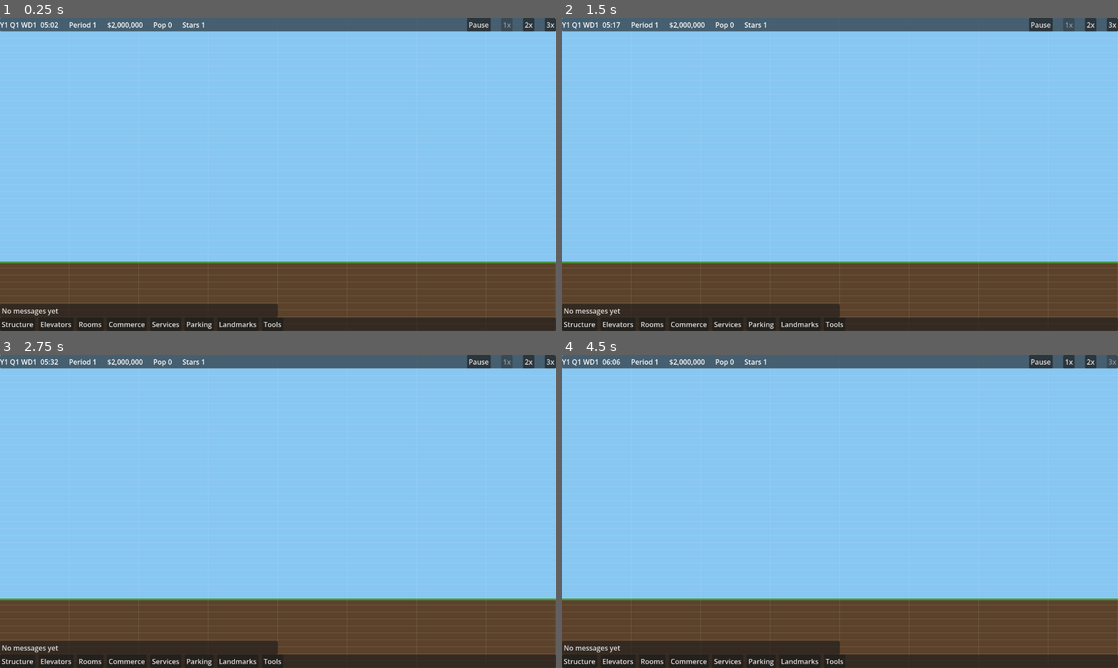
Above: before the commit, frames 1-4 (two rows, left to right).
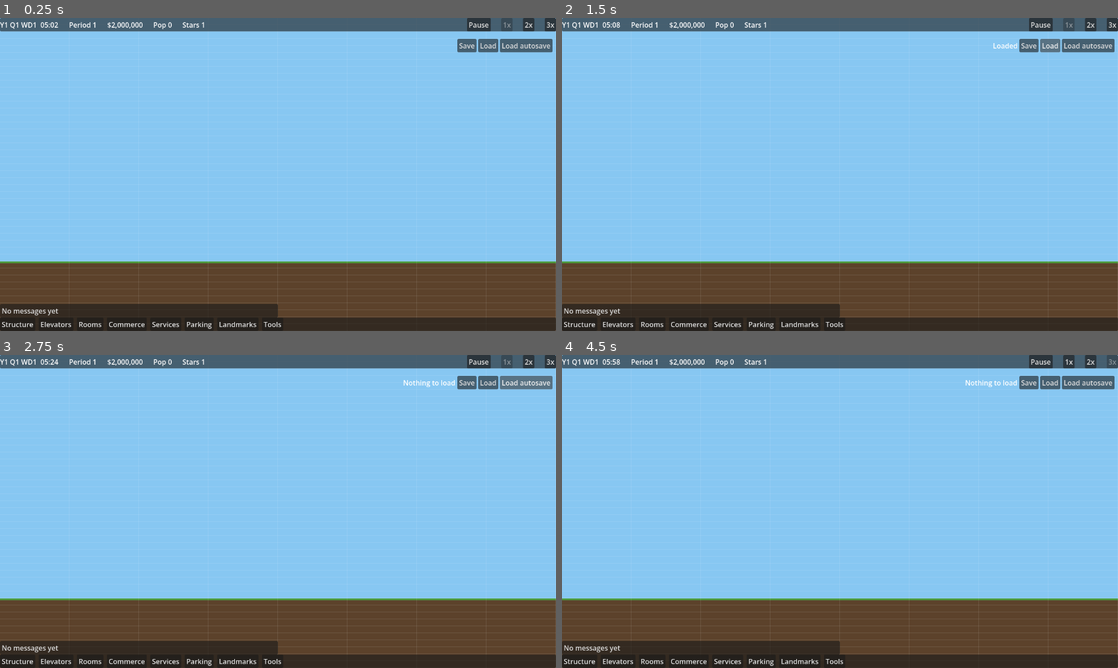
Above: after the commit, the same moments.

Repository: evidencelacking/TowerGame
Game: Godot game, scene res://scenes/main.tscn
The game is run twice, just before and just after one commit, with the same random seed, the same clock (stepped at 60 frames per second) and the same inputs.
Inputs (mouse positions are in pixels of both pictures, inside the frame that each line leads up to):
- Up to frame 1 (0.25 s): no input
- Up to frame 2 (1.5 s): click (1029, 46) at 0.5 s, where only the run after the commit has a clickable "Save"; click (1051, 46) at 1.25 s, where only the run after the commit has a clickable "Load"
- Up to frame 3 (2.75 s): click (528, 383) at 2 s, where only the run after the commit has a clickable "Load autosave"
- Up to frame 4 (4.5 s): click "2x" at 2.75 s; click "1x" at 3.5 s; click "3x" at 4.25 s

The runs differ from the first frame. In frame 1, 0.7% of the frame differs, in the area x 82-100%, y 6-12%; in frame 2, 0.8%; in frame 3, 0.8%; in frame 4, 0.8%, in the area x 8-100%, y 1-12%.

Commit message:
feat: save and load to file, autosave every quarter (refs #124)
Co-Authored-By: Claude Sonnet 5.5 <noreply@anthropic.com>

Diff:
--- a/scripts/main.gd
+++ b/scripts/main.gd
@@ -30,6 +30,11 @@
 	finance_window.name = "FinanceWindow"
 	add_child(finance_window)
 	finance_window.bind(_tower)
+	$Hud/SimDriver.autosave_enabled = true
+	var save_menu := SaveMenu.new()
+	save_menu.name = "SaveMenu"
+	add_child(save_menu)
+	save_menu.bind($Hud/SimDriver)
 	var money: Label = $Hud.get_node("%MoneyLabel")
 	money.mouse_filter = Control.MOUSE_FILTER_STOP
 	money.gui_input.connect(func(event: InputEvent) -> void:
--- /dev/null
+++ b/scripts/view/save_files.gd
@@ -0,0 +1,69 @@
+class_name SaveFiles
+extends RefCounted
+## Save files (5.x): writes Tower.save() to disk and reads it back. File I/O lives here, in the
+## view layer, so the sim stays file-free. The format is Godot's binary var encoding, which keeps
+## 64-bit integers exact (JSON would turn them into floats).
+
+const TowerSim := preload("res://scripts/sim/tower.gd")
+const Clock := preload("res://scripts/sim/clock.gd")
+
+const MANUAL_PATH := "user://tower.sav"
+const AUTOSAVE_SLOTS := 3  ## Autosaves rotate through this many files, oldest overwritten first.
+const AUTOSAVE_PATH := "user://autosave_%d.sav"
+const MAGIC := "TOWERSAVE"
+
+
+## The autosave slot for a quarter: consecutive quarters use consecutive slots.
+static func autosave_slot(clock: Clock) -> int:
+	return ((clock.year() - 1) * Clock.QUARTERS_PER_YEAR + clock.quarter() - 1) % AUTOSAVE_SLOTS
+
+
+static func autosave_path(slot: int) -> String:
+	return AUTOSAVE_PATH % slot
+
+
+## Writes the tower's save to path. Returns true on success.
+static func write(tower: TowerSim, path: String) -> bool:
+	var file := FileAccess.open(path, FileAccess.WRITE)
+	if file == null:
+		return false
+	file.store_pascal_string(MAGIC)
+	file.store_var(tower.save())
+	file.close()
+	return file.get_error() == OK
+
+
+## Reads a save file's data, or an empty Dictionary if it is missing or not a save.
+static func read(path: String) -> Dictionary:
+	if not FileAccess.file_exists(path):
+		return {}
+	var file := FileAccess.open(path, FileAccess.READ)
+	if file == null:
+		return {}
+	var magic_ok := file.get_length() > MAGIC.length() + 4 and file.get_pascal_string() == MAGIC
+	var data: Variant = file.get_var(false) if magic_ok else null
+	file.close()
+	return data if data is Dictionary else {}
+
+
+## Loads path into the tower. Returns false, leaving the tower unchanged, if it cannot.
+static func load_into(tower: TowerSim, path: String) -> bool:
+	var data := read(path)
+	return not data.is_empty() and tower.load_state(data)
+
+
+## Writes the tower to its quarter's autosave slot.
+static func autosave(tower: TowerSim) -> bool:
+	return write(tower, autosave_path(autosave_slot(tower.clock)))
+
+
+## The autosave path holding the latest tick, or "" if there is none.
+static func newest_autosave() -> String:
+	var best := ""
+	var best_tick := -1
+	for slot in AUTOSAVE_SLOTS:
+		var data := read(autosave_path(slot))
+		if not data.is_empty() and data.get("tick", -1) is int and data["tick"] > best_tick:
+			best_tick = data["tick"]
+			best = autosave_path(slot)
+	return best
--- /dev/null
+++ b/scripts/view/save_menu.gd
@@ -0,0 +1,58 @@
+class_name SaveMenu
+extends CanvasLayer
+## Save, Load and Load autosave buttons in the top-right corner, under the HUD bar. Saving and
+## loading act on the SimDriver's tower in place; the sim is paused while a load applies.
+## View only: file I/O goes through SaveFiles.
+
+const Driver := preload("res://scripts/view/sim_driver.gd")
+
+var driver: Driver = null
+var status: Label
+var _buttons: Dictionary = {}
+
+
+func _init() -> void:
+	layer = 5
+	var box := HBoxContainer.new()
+	box.name = "Row"
+	box.anchor_left = 1.0
+	box.anchor_right = 1.0
+	box.grow_horizontal = Control.GROW_DIRECTION_BEGIN
+	box.offset_top = 48.0
+	box.offset_right = -8.0
+	add_child(box)
+	status = Label.new()
+	status.name = "Status"
+	box.add_child(status)
+	for entry in [["Save", save_manual], ["Load", load_manual], ["Load autosave", load_autosave]]:
+		var button := Button.new()
+		button.name = entry[0].replace(" ", "")
+		button.text = entry[0]
+		button.focus_mode = Control.FOCUS_NONE
+		button.pressed.connect(entry[1])
+		box.add_child(button)
+		_buttons[entry[0]] = button
+
+
+func bind(driver_value: Driver) -> void:
+	driver = driver_value
+
+
+func save_manual() -> bool:
+	var ok := SaveFiles.write(driver.tower, SaveFiles.MANUAL_PATH)
+	status.text = "Saved" if ok else "Save failed"
+	return ok
+
+
+func load_manual() -> bool:
+	return _load(SaveFiles.MANUAL_PATH)
+
+
+func load_autosave() -> bool:
+	return _load(SaveFiles.newest_autosave())
+
+
+func _load(path: String) -> bool:
+	var ok := path != "" and SaveFiles.load_into(driver.tower, path)
+	status.text = "Loaded" if ok else "Nothing to load"
+	return ok
--- a/scripts/view/sim_driver.gd
+++ b/scripts/view/sim_driver.gd
@@ -12,6 +12,9 @@
 var tower: Tower = Tower.new()
 var paused: bool = false
 var speed_index: int = 0
+## Off by default so tests never write files; the game scene turns it on. Saves the tower at the
+## start of every quarter (see SaveFiles).
+var autosave_enabled: bool = false
 
 var _accumulator: float = 0.0
 
@@ -29,6 +32,8 @@
 	_accumulator = 0.0 if ticks == MAX_TICKS_PER_FRAME else _accumulator - ticks
 	for _i in ticks:
 		tower.step()
+		if autosave_enabled and tower.clock.quarter_started:
+			SaveFiles.autosave(tower)
 	return ticks
 
 
--- a/tests/run_tests.gd
+++ b/tests/run_tests.gd
@@ -2,6 +2,7 @@
 ## Headless game tests. Prints only failures, then a final summary line that
 ## tools/check.py requires. Exit code is the number of failures.
 
+const TestSaveLoad := preload("res://tests/test_save_load.gd")
 const TestTower := preload("res://tests/test_tower.gd")
 const TestClock := preload("res://tests/test_clock.gd")
 const TestGrid := preload("res://tests/test_grid.gd")
@@ -113,6 +114,7 @@
 	TestRoomWindow.run(check)
 	TestRunningCosts.run(check)
 	TestFinance.run(check)
+	TestSaveLoad.run(check)
 	print("TESTS FINISHED failures=%d" % failures)
 	quit(failures)
 
--- /dev/null
+++ b/tests/test_save_load.gd
@@ -0,0 +1,93 @@
+extends RefCounted
+## Save and load to file (#124): a busy tower survives a round trip through a file with the
+## same state hash and then keeps evolving identically; bad files are refused; autosave rotates.
+
+const TowerSim := preload("res://scripts/sim/tower.gd")
+const CatalogueScript := preload("res://scripts/sim/room_catalogue.gd")
+const Bench := preload("res://tools/bench_tower.gd")
+const Driver := preload("res://scripts/view/sim_driver.gd")
+
+const PATH := "user://test_save_load.sav"
+const BAD_PATH := "user://test_save_load_bad.sav"
+
+
+static func _busy() -> TowerSim:
+	var t := Bench.build(42, 24, 3)
+	var condo := CatalogueScript.IDS.find("condo")
+	for column in [200, 220, 240]:
+		t.rooms.place_room(t.grid, t.floors, t.ledger, 0, condo, 6, column)
+	t.rooms.place_escalator(t.grid, t.floors, t.ledger, 0, 3, 300)
+	t.rooms.place_stairs(t.grid, t.floors, t.ledger, 0, 4, 330)
+	var offices: Array[int] = []
+	for id in t.rooms.room_ids():
+		if t.rooms.kind_of(id) == "office":
+			offices.append(id)
+	t.rent.set_rent(t.rooms, offices[0], 3)
+	t.rent.set_rent(t.rooms, offices[1], 0)
+	t.messages.add(0, 1, 2, 3)
+	t.stars = 4
+	return t
+
+
+static func _run_ticks(t: TowerSim, count: int) -> void:
+	for _i in count:
+		t.step()
+
+
+static func run(check: Callable) -> void:
+	var t := _busy()
+	var quarters := 0
+	while quarters < 2 and t.tick < 20000:
+		t.step()
+		if t.clock.quarter_started:
+			quarters += 1
+	check.call(quarters == 2 and t.people.count() > 0, "save: the busy tower ran two quarters with people in it")
+	t.ledger.income(t.tick, 4000000000000, 0)  # a value a float would round
+	var saved_hash := t.state_hash()
+	check.call(SaveFiles.write(t, PATH), "save: the tower writes to a file")
+	var copy := TowerSim.new(0)
+	check.call(SaveFiles.load_into(copy, PATH), "save: the file loads")
+	check.call(copy.state_hash() == saved_hash, "save: the loaded tower has the saved hash")
+	check.call(copy.ledger.balance == t.ledger.balance, "save: big integers stay exact")
+	_run_ticks(t, 1500)
+	_run_ticks(copy, 1500)
+	check.call(copy.state_hash() == t.state_hash(), "save: both towers still match after stepping further")
+
+	# Bad files are refused and change nothing.
+	var untouched := TowerSim.new(5)
+	var before := untouched.state_hash()
+	var junk := FileAccess.open(BAD_PATH, FileAccess.WRITE)
+	junk.store_string("not a save")
+	junk.close()
+	check.call(not SaveFiles.load_into(untouched, BAD_PATH) and untouched.state_hash() == before, "save: a junk file is refused")
+	check.call(not SaveFiles.load_into(untouched, "user://does_not_exist.sav"), "save: a missing file is refused")
+
+	# Autosave: off by default; on, it writes one slot per quarter, rotating.
+	var d := Driver.new()
+	for _i in 4000:
+		d.tower.step()
+	check.call(not d.autosave_enabled, "save: autosave is off by default")
+	var slots: Array[int] = []
+	for q in 4:
+		var clock := d.tower.clock
+		slots.append(SaveFiles.autosave_slot(clock))
+		while not clock.quarter_started:
+			d.tower.step()
+		d.tower.step()
+	check.call(slots[0] != slots[1] and slots[1] != slots[2] and slots[3] == slots[0], "save: autosave slots rotate through %d files" % SaveFiles.AUTOSAVE_SLOTS)
+	d.autosave_enabled = true
+	for slot in SaveFiles.AUTOSAVE_SLOTS:
+		DirAccess.remove_absolute(SaveFiles.autosave_path(slot))
+	check.call(SaveFiles.newest_autosave() == "", "save: no autosave files at first")
+	var guard := 0
+	while SaveFiles.newest_autosave() == "" and guard < 5000:
+		d.run_frame(1.0 / 30.0 * 20.0)
+		guard += 1
+	check.call(SaveFiles.newest_autosave() != "", "save: the driver autosaves when a quarter begins")
+	var auto := TowerSim.new(0)
+	check.call(SaveFiles.load_into(auto, SaveFiles.newest_autosave()), "save: an autosave loads")
+	for slot in SaveFiles.AUTOSAVE_SLOTS:
+		DirAccess.remove_absolute(SaveFiles.autosave_path(slot))
+	DirAccess.remove_absolute(PATH)
+	DirAccess.remove_absolute(BAD_PATH)
+	d.free()
Not shown, added: scripts/view/save_files.gd.uid
Not shown, added: scripts/view/save_menu.gd.uid
Not shown, added: tests/test_save_load.gd.uid
